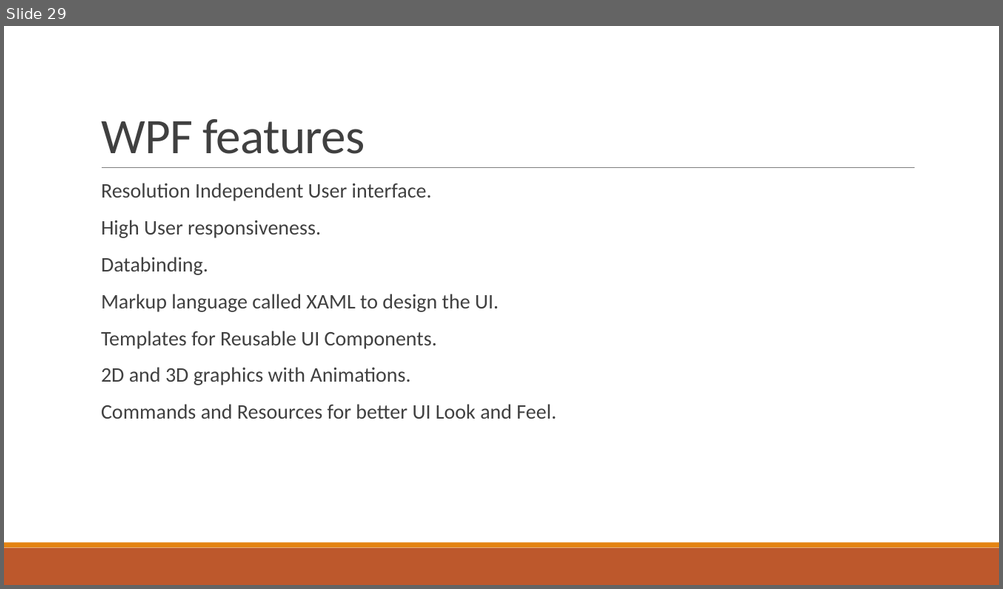
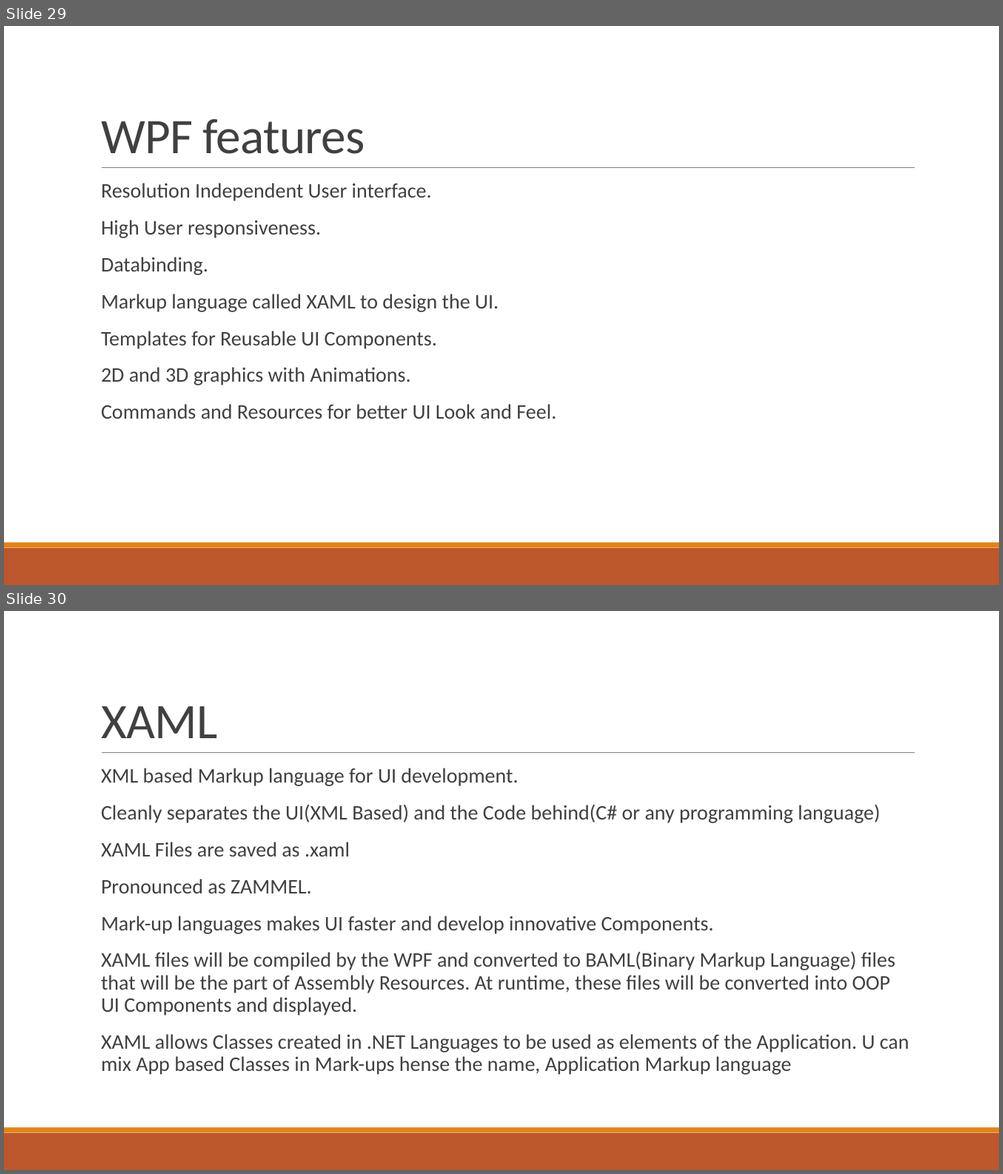
Before and after one commit to phani-rajbn/SiemensAug19, a slide deck: NET Training.pptx. Shown one above the other, each under a label of ours: slide 29 before the commit, slides 29 and 30 after it. The pictures are 1003x589 and 1003x1174 pixels, drawn with LibreOffice and Linux fonts; fonts in the diff are those of the drawing. Boxes give left, top, right and bottom in pixels: in the first picture for what was removed or moved away, otherwise in the second. Text is boxed around its words. In the diff, an @@ line names an element or a change of style, - is before the commit and + after.

```diff
--- a/NET Training.pptx
+++ b/NET Training.pptx
@@ slide 30 added at bbox=[4, 611, 999, 1170], background #FFFFFF; not listed: 3 template elements that a slide beside it also shows @@
@@ title added at bbox=[101, 706, 217, 738], 48 pt, text #404040 @@
+XAML
@@ text added at bbox=[101, 768, 909, 1075], 20 pt, text #404040 @@
+  XML based Markup language for UI development.
+  Cleanly separates the UI(XML Based) and the Code behind(C# or any programming language)
+  XAML Files are saved as .xaml
+  Pronounced as ZAMMEL.
+  Mark-up languages makes UI faster and develop innovative Components.
+  XAML files will be compiled by the WPF and converted to BAML(Binary Markup Language) files that will be the part of Assembly Resources. At runtime, these files will be converted into OOP UI Components and displayed.
+  XAML allows Classes created in .NET Languages to be used as elements of the Application. U can mix App based Classes in Mark-ups hense the name, Application Markup language
```
Also in this commit, not shown: 16 other slides added.
